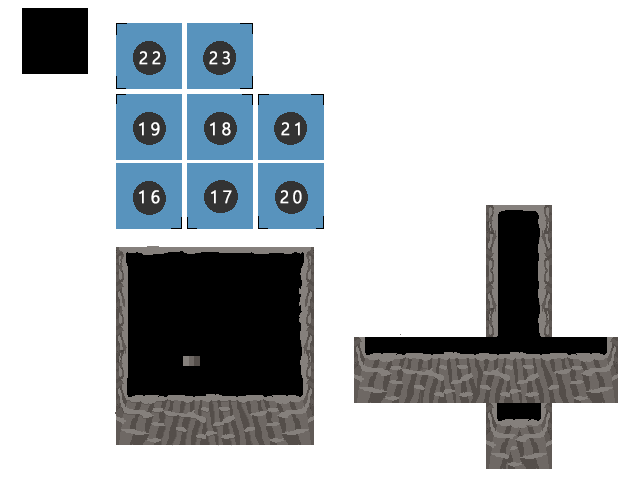
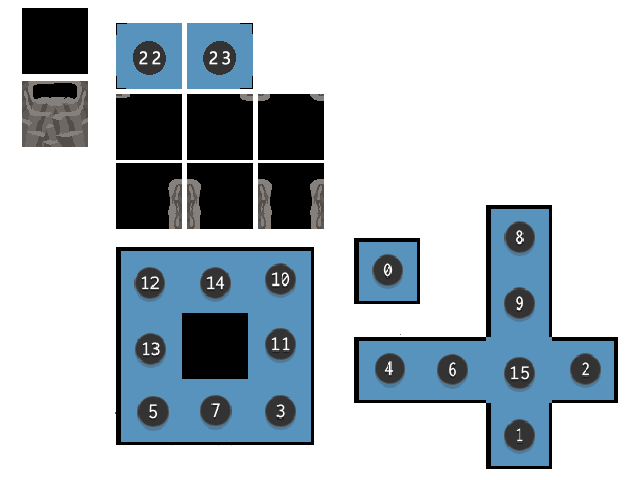
Two versions of the same layered image (640 x 480). Layer-by-layer changes:
painted on "Group 5" over box(116, 94, 324, 229)
showed group "Cobrinha" (7 layers) over box(354, 205, 618, 469)
showed group "Quadrado" (9 layers) over box(116, 238, 420, 445)
added layer "Layer 15" above "Layer 14" over box(258, 94, 324, 160)
added layer "Layer 14" above "Layer 14 copy" over box(116, 163, 324, 229)
added layer "Layer 14 copy" above "Layer 14 copy 2" over box(116, 163, 263, 229)
added layer "Layer 14 copy 2" above "Layer 12" over box(116, 94, 253, 160)
removed layer "Layer 11" over box(116, 94, 618, 469)
added layer "Layer 16" above "Layer 17" over box(22, 81, 88, 147)
added layer "Layer 13" over box(116, 94, 618, 469)
